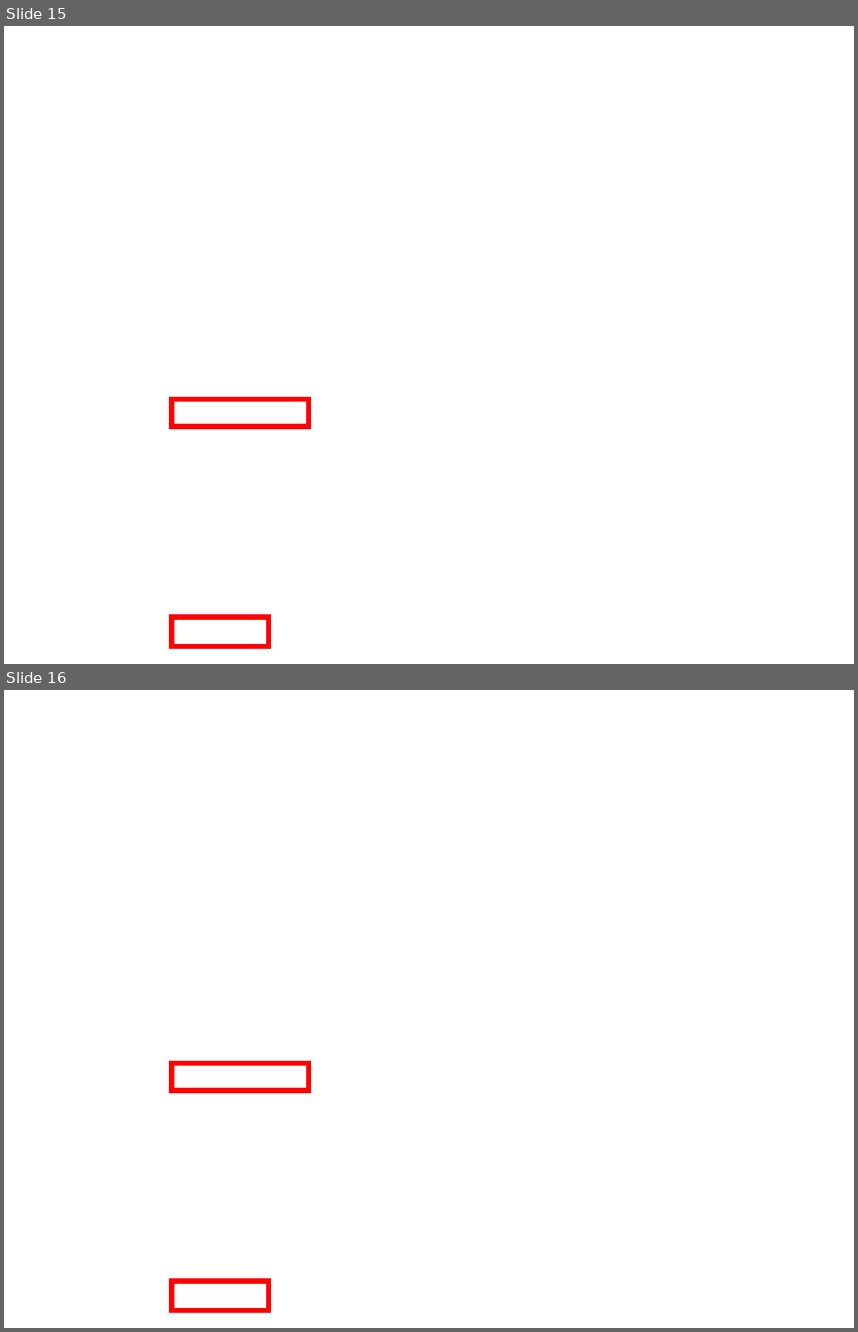
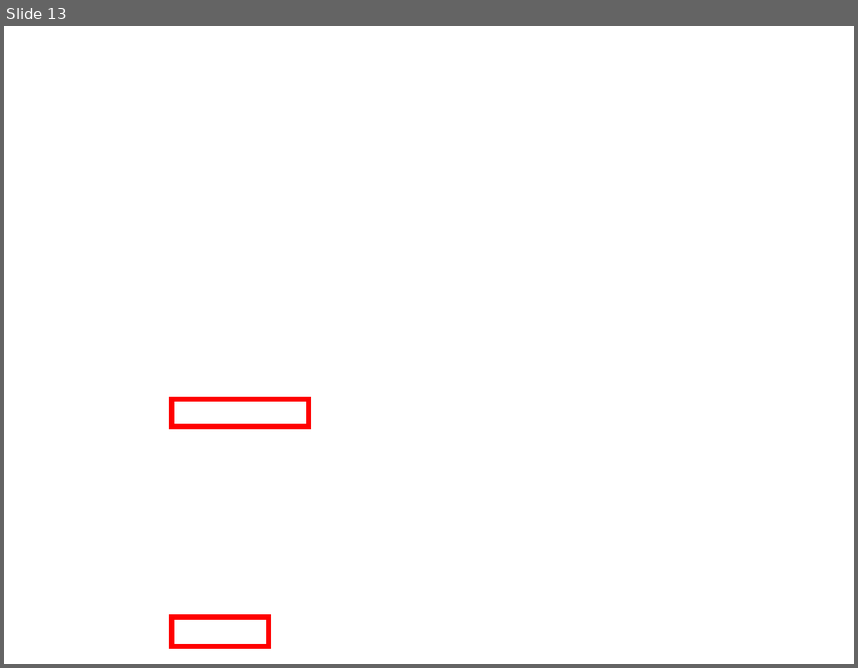
Before and after one commit to hyperdoit/TQFRanalysis, a slide deck: E10_overhead_TQFR_slides.pptx. Shown one above the other, each under a label of ours: slides 15 and 16 before the commit, slide 13 after it. The pictures are 858x1332 and 858x668 pixels, drawn with LibreOffice and Linux fonts; fonts in the diff are those of the drawing; background and template pictures are left out. Boxes give left, top, right and bottom in pixels: in the first picture for what was removed or moved away, otherwise in the second. Text is boxed around its words. In the diff, an @@ line names an element or a change of style, - is before the commit and + after.

```diff
--- a/E10_overhead_TQFR_slides.pptx
+++ b/E10_overhead_TQFR_slides.pptx
@@ slide 16 removed at (4,690,854,1328), background picture (left out) @@
@@ rectangle removed at (4,690,854,1328) @@
@@ rectangle removed at (172,1063,308,1090) @@
@@ rectangle removed at (172,1281,268,1310) @@
@@ what was slide 15 is now slide 13 @@
```
Also in this commit, not shown: 2 other slides removed.
